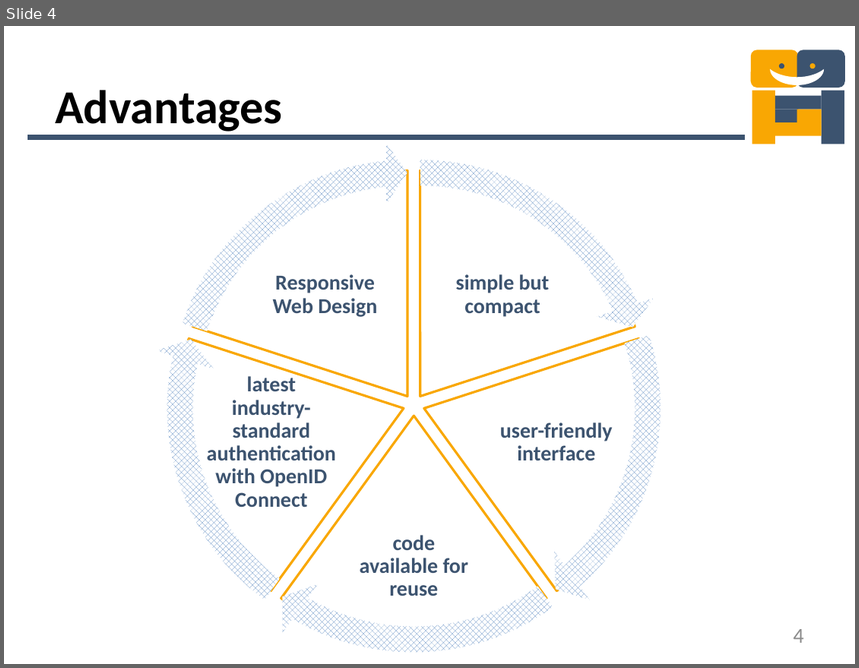
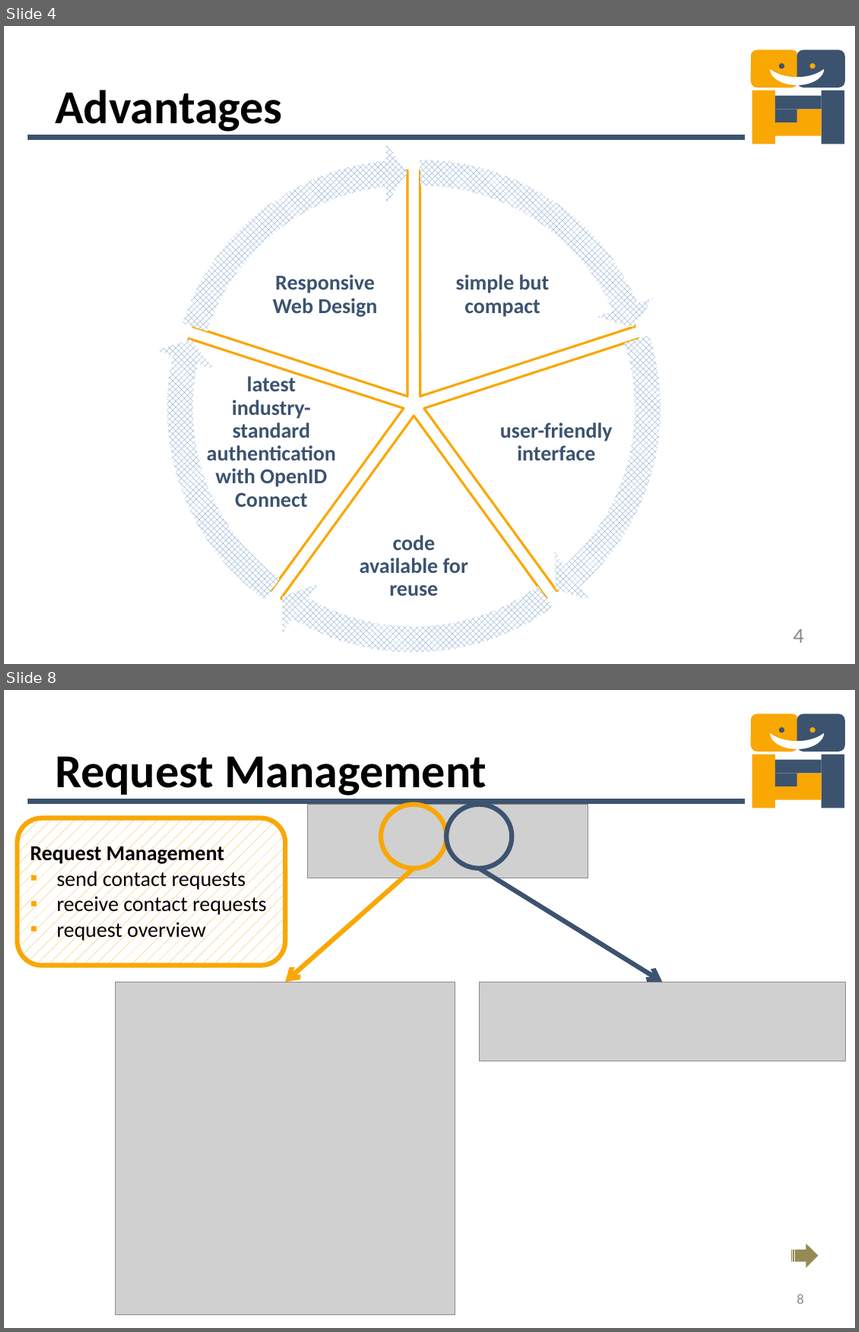
Before and after one commit to mdger/UGNM_Instantmessaging, a slide deck: UGNM_Instantmessaging/doc/PresentationIM.pptx. Shown one above the other, each under a label of ours: slide 4 before the commit, slides 4 and 8 after it; the slides between them are not shown. The pictures are 859x668 and 859x1332 pixels, drawn with LibreOffice and Linux fonts; fonts in the diff are those of the drawing; grey boxes stand for pictures. Boxes give left, top, right and bottom in pixels: in the first picture for what was removed or moved away, otherwise in the second. Text is boxed around its words. In the diff, an @@ line names an element or a change of style, - is before the commit and + after.

```diff
--- a/UGNM_Instantmessaging/doc/PresentationIM.pptx
+++ b/UGNM_Instantmessaging/doc/PresentationIM.pptx
@@ slide 8 added at <box>4,690,855,1328</box>, background #FFFFFF; not listed: 12 template elements that a slide beside it also shows @@
@@ title added at <box>55,756,487,796</box>, 40 pt, text #000000, bold @@
+Request Management
@@ rounded rectangle added at <box>18,818,286,966</box>, fill pattern #F9A703 on #FFFFFF, outline #F9A703 4 pt @@
@@ picture added at <box>308,804,588,878</box> @@
@@ ellipse added at <box>381,804,446,868</box>, outline #F9A703 4 pt @@
@@ ellipse added at <box>446,804,512,868</box>, outline #3C536F 4 pt @@
@@ text added at <box>30,843,267,942</box>, 18 pt, text #000000 @@
+Request Management
+▪ send contact requests
+▪ receive contact requests
+▪ request overview
@@ arrow added from (414, 869) to (286, 982), #F9A703 4 pt @@
@@ arrow added from (479, 869) to (663, 982), #3C536F 4 pt @@
@@ picture added at <box>116,982,456,1315</box> @@
@@ picture added at <box>479,982,845,1061</box> @@
@@ striped right arrow added at <box>791,1244,818,1269</box>, fill #948A54 @@
@@ page number added at <box>797,1294,804,1304</box>, 12 pt, text #8C8C8C @@
+8
```
Also in this commit, not shown: 3 slides changed, 4 other slides added, 1 other file.
